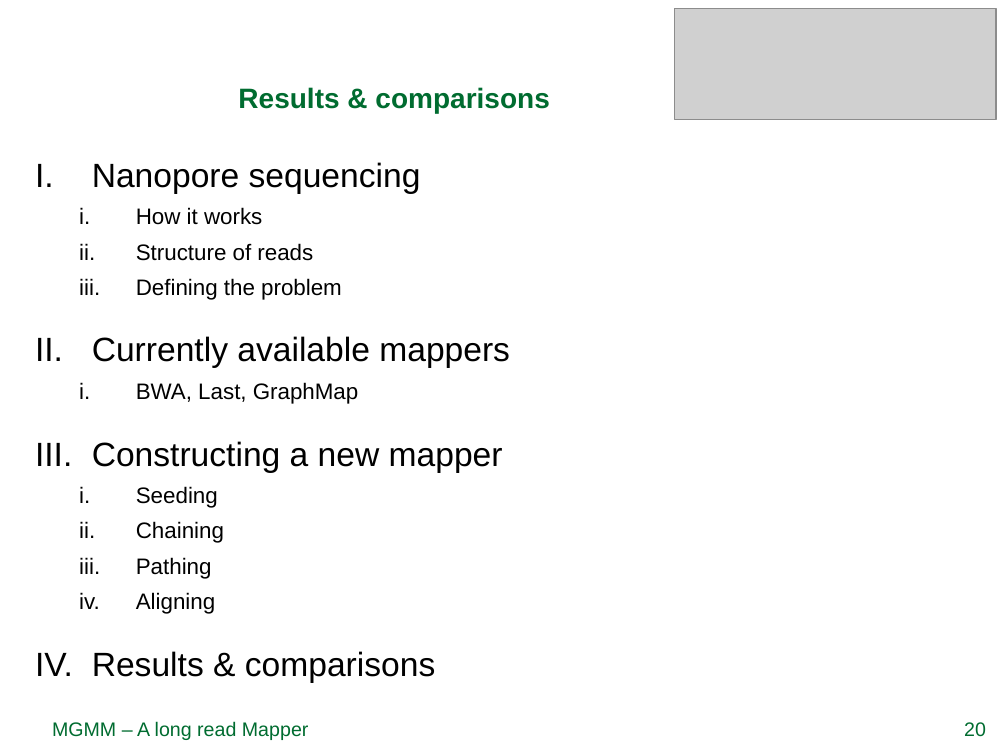
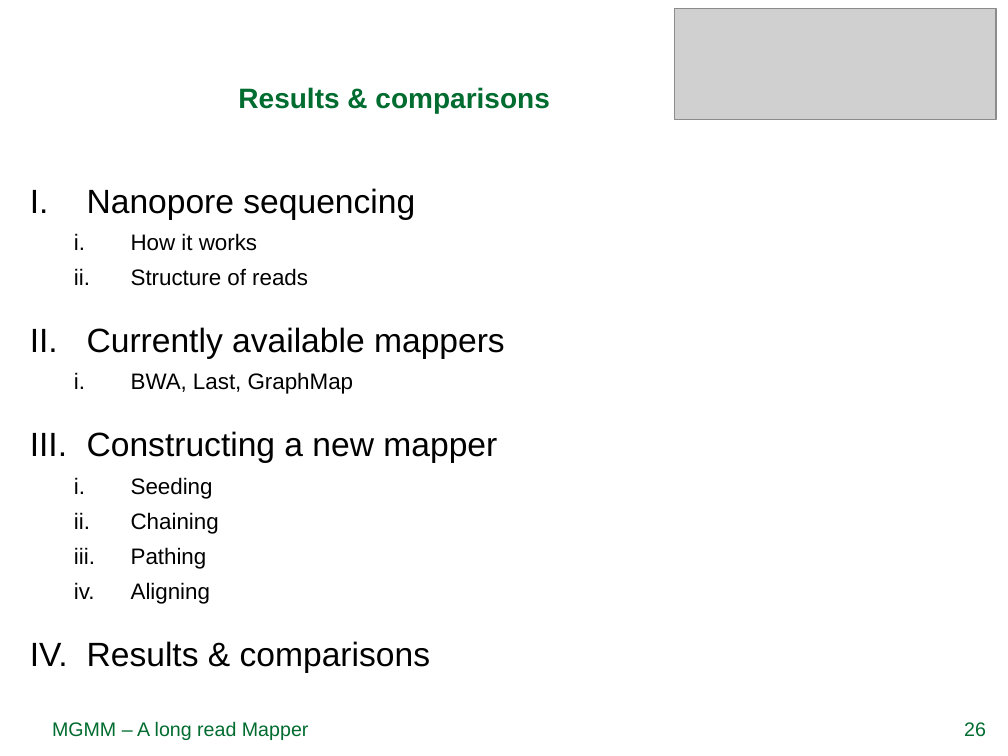
Before and after one commit to rfechtner/minions, a slide deck: slide 26 of Präsentation.pptx (slide 20 before the commit). Drawn at 1008x756 pixels with LibreOffice and Linux fonts; fonts in the diff are those of the drawing; grey boxes stand for pictures; background and template pictures are left out. Boxes give left, top, right and bottom in pixels: in the first picture for what was removed or moved away, otherwise in the second. Text is boxed around its words. In the diff, an @@ line names an element or a change of style, - is before the commit and + after.

```diff
--- a/Präsentation.pptx
+++ b/Präsentation.pptx
@@ text "Nanopore sequencing": place and size @@
-text "Nanopore sequencing" at (92, 162, 510, 683)
+text "Nanopore sequencing" at (87, 188, 505, 673)
@@ text at (136, 278, 342, 300): paragraph removed @@
-  iii. Defining the problem
@@ page number at (964, 722, 986, 737): text changed @@
-20
+26
```
Also in this commit, not shown: 7 other slides changed, 7 slides added, 1 slide removed.
